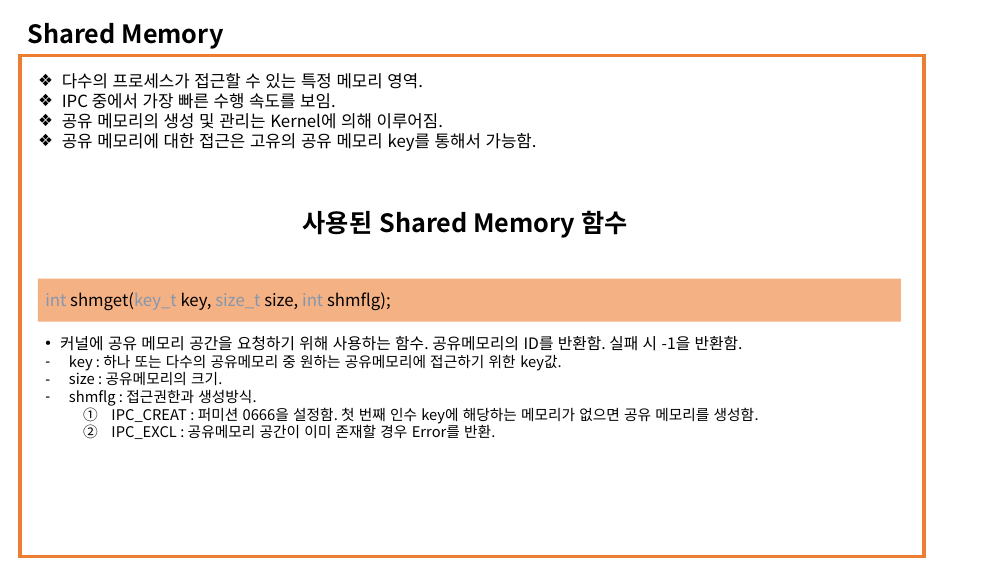
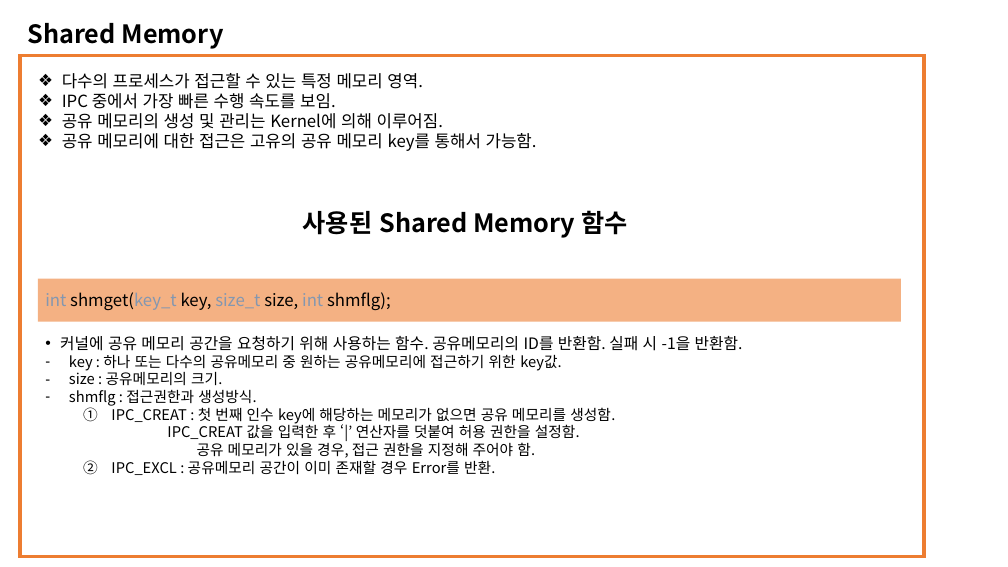
Before and after one commit to dudghks97/OS, a slide deck: slide 6 of 2016305078_최영환_os_report_03.pptx. Drawn at 1008x567 pixels with LibreOffice and Linux fonts; fonts in the diff are those of the drawing. Boxes give left, top, right and bottom in pixels: in the first picture for what was removed or moved away, otherwise in the second. Text is boxed around its words. In the diff, an @@ line names an element or a change of style, - is before the commit and + after.

```diff
--- a/2016305078_최영환_os_report_03.pptx
+++ b/2016305078_최영환_os_report_03.pptx
@@ text at bbox=[111, 405, 615, 458]: text changed @@
-  1. IPC_CREAT : 퍼미션 0666을 설정함. 첫 번째 인수 key에 해당하는 메모리가 없으면 공유 메모리를 생성함.
+  1. IPC_CREAT : 첫 번째 인수 key에 해당하는 메모리가 없으면 공유 메모리를 생성함.
+     IPC_CREAT 값을 입력한 후 ‘|’ 연산자를 덧붙여 허용 권한을 설정함.
+     공유 메모리가 있을 경우, 접근 권한을 지정해 주어야 함.
```
Also in this commit, not shown: 2 other slides changed, 3 other files.
